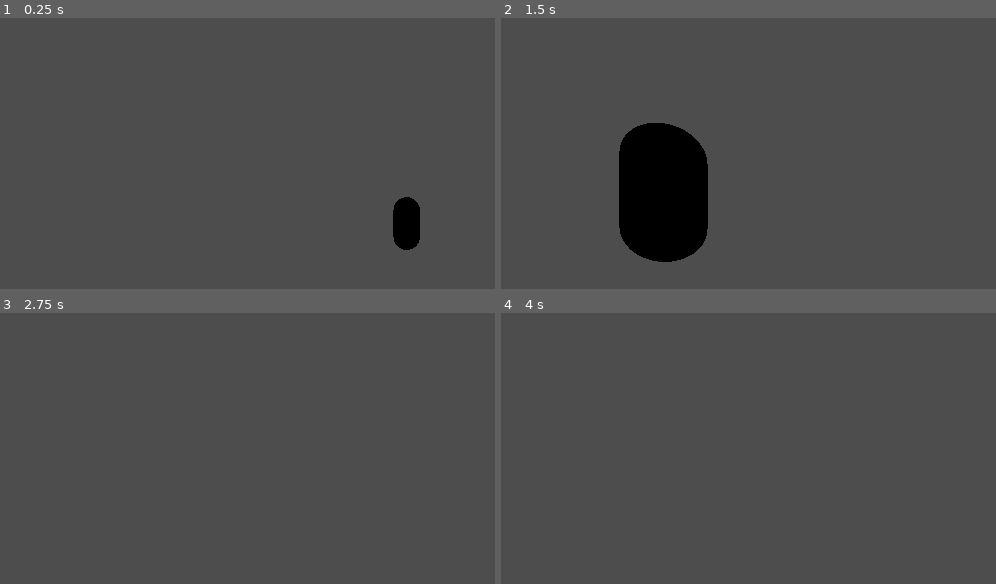
Above: before the commit, frames 1-4 (two rows, left to right).
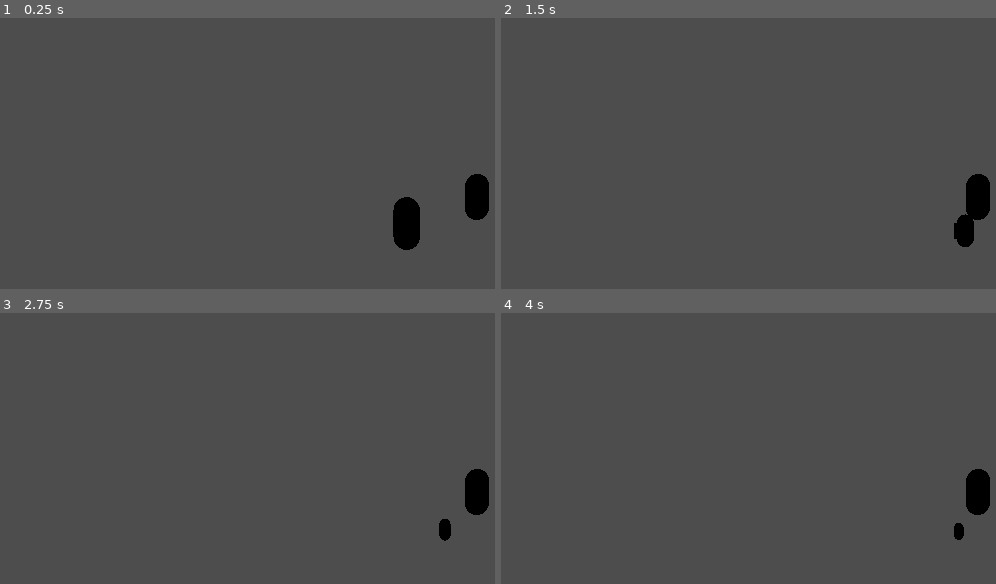
Above: after the commit, the same moments.

Repository: slabrant/gwj82
Game: Godot game, scene res://scenes/world.tscn
Same seed, same stepped clock (60 frames per second), same inputs: the game is played once before the commit and once after it.
Inputs (mouse positions are in pixels of both pictures, inside the frame that each line leads up to):
- Up to frame 1 (0.25 s): no input
- Up to frame 2 (1.5 s): tap Enter at 0.5 s; move the mouse to (946, 240) at 0.52 s; hold Shift (input_run) 0.53-1.28 s; hold W (input_forward) from 0.53 s (still down); move the mouse to (862, 245) at 1.27 s; tap Shift (input_run) at 1.35 s
- Up to frame 3 (2.75 s): keep holding W (input_forward); move the mouse to (420, 529) at 2.02 s; hold Shift (input_run) from 2.03 s (still down)
- Up to frame 4 (4 s): keep holding W (input_forward); move the mouse to (892, 543) at 2.77 s; release Shift (input_run) at 2.78 s; tap Shift (input_run) at 2.85 s; move the mouse to (961, 543) at 3.52 s; hold Shift (input_run) from 3.53 s (still down)

The runs differ from the first frame. In frame 1, 0.7% of the frame differs, in the area x 93-99%, y 57-75%; in frame 2, 9.3%, in the area x 23-99%, y 38-91%; in frame 3, 0.9%; in frame 4, 0.8%.

Commit message:
Moving around will let you hear directionally.

Diff:
--- /dev/null
+++ b/scenes/mom.tscn
@@ -0,0 +1,22 @@
+[gd_scene load_steps=4 format=3 uid="uid://dylc8icgoxxbs"]
+
+[ext_resource type="AudioStream" uid="uid://co8xk8eqagda8" path="res://assets/2025-06-14T01_51_02.148Z.ogg" id="1_rrvsx"]
+
+[sub_resource type="CapsuleShape3D" id="CapsuleShape3D_u3lhm"]
+
+[sub_resource type="CapsuleMesh" id="CapsuleMesh_rrvsx"]
+
+[node name="Mom" type="CharacterBody3D"]
+
+[node name="CollisionShape3D" type="CollisionShape3D" parent="."]
+shape = SubResource("CapsuleShape3D_u3lhm")
+
+[node name="MeshInstance3D" type="MeshInstance3D" parent="."]
+mesh = SubResource("CapsuleMesh_rrvsx")
+
+[node name="ShapeCast3D" type="ShapeCast3D" parent="."]
+
+[node name="AudioStreamPlayer3D" type="AudioStreamPlayer3D" parent="."]
+transform = Transform3D(1, 0, 0, 0, 1, 0, 0, 0, 1, 0, -1, 0)
+stream = ExtResource("1_rrvsx")
+autoplay = true
--- a/scenes/player.gd
+++ b/scenes/player.gd
@@ -16,20 +16,16 @@
 
 
 func _physics_process(delta: float) -> void:
-	var forward = global_transform.basis.z
+	var forward = -global_transform.basis.z
 	var right = global_transform.basis.x
 
-	var x_direction = Input.get_action_strength("input_left") - Input.get_action_strength("input_right")
+	var x_direction = Input.get_action_strength("input_right") - Input.get_action_strength("input_left")
 	var z_direction = Input.get_action_strength("input_forward") - Input.get_action_strength("input_backward")
-
 	var direction = (x_direction * right + z_direction * forward)
-	#direction = direction.normalized()
 
 	var run_factor = 2 if Input.is_action_pressed("input_run") else 1
 	var total_speed = SPEED * run_factor * delta
 
 	velocity = lerp(velocity, direction * total_speed, 0.2)
-	#velocity.x = lerp(velocity.x, direction.x * total_speed, 0.2)
-	#velocity.z = lerp(velocity.z, direction.y * forward.z * total_speed, 0.2)
 
 	move_and_slide()
--- a/scenes/player.tscn
+++ b/scenes/player.tscn
@@ -18,5 +18,8 @@
 mesh = SubResource("CapsuleMesh_g2els")
 
 [node name="MeshInstance3D2" type="MeshInstance3D" parent="."]
-transform = Transform3D(1, 0, 0, 0, -4.37114e-08, -1, 0, 1, -4.37114e-08, 0, 0, 0.5)
+transform = Transform3D(1, 0, 0, 0, -4.37114e-08, 1, 0, -1, -4.37114e-08, 0, 0, -0.5)
 mesh = SubResource("PrismMesh_qhqgy")
+
+[node name="AudioListener3D" type="AudioListener3D" parent="."]
+transform = Transform3D(1, 0, 0, 0, 1, 0, 0, 0, 1, 0, 1, 0)
--- /dev/null
+++ b/scenes/world.gd
@@ -0,0 +1 @@
+extends Node3D
--- a/scenes/world.tscn
+++ b/scenes/world.tscn
@@ -1,10 +1,16 @@
-[gd_scene load_steps=2 format=3 uid="uid://cdwwm4b6gi2di"]
+[gd_scene load_steps=4 format=3 uid="uid://cdwwm4b6gi2di"]
 
 [ext_resource type="PackedScene" uid="uid://d2l14giun31tm" path="res://scenes/player.tscn" id="1_nnsk1"]
+[ext_resource type="Script" uid="uid://cx23ypcgrv8fy" path="res://scenes/world.gd" id="1_rwgxs"]
+[ext_resource type="PackedScene" uid="uid://dylc8icgoxxbs" path="res://scenes/mom.tscn" id="3_4wyf3"]
 
 [node name="World" type="Node3D"]
+script = ExtResource("1_rwgxs")
 
 [node name="Player" parent="." instance=ExtResource("1_nnsk1")]
 
 [node name="Camera3D" type="Camera3D" parent="."]
 transform = Transform3D(1, 0, 0, 0, 1, 0, 0, 0, 1, -0.271572, -0.715144, 11.101)
+
+[node name="Mom" parent="." instance=ExtResource("3_4wyf3")]
+transform = Transform3D(1, 0, 0, 0, 1, 0, 0, 0, 1, 3.10236, 1.2655, -1.65835)
Not shown, added: assets/2025-06-14T01_51_02.148Z.ogg.import
Not shown, added: scenes/world.gd.uid
Not shown, added: assets/2025-06-14T01_51_02.148Z.ogg
